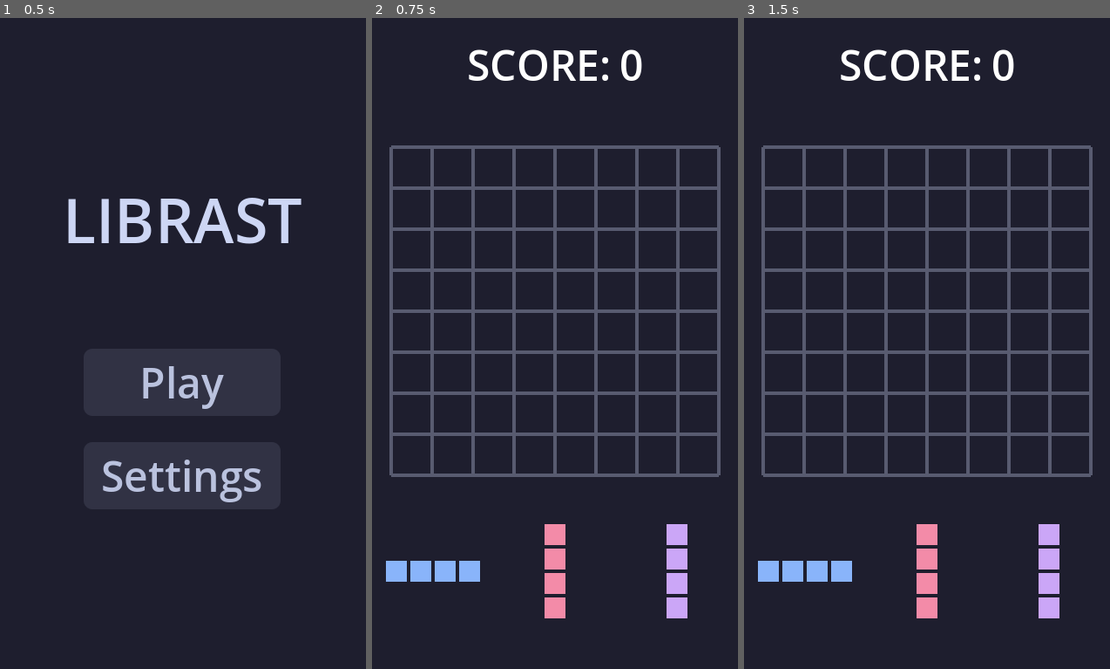
Above: before the commit, frames 1-3 (left to right).
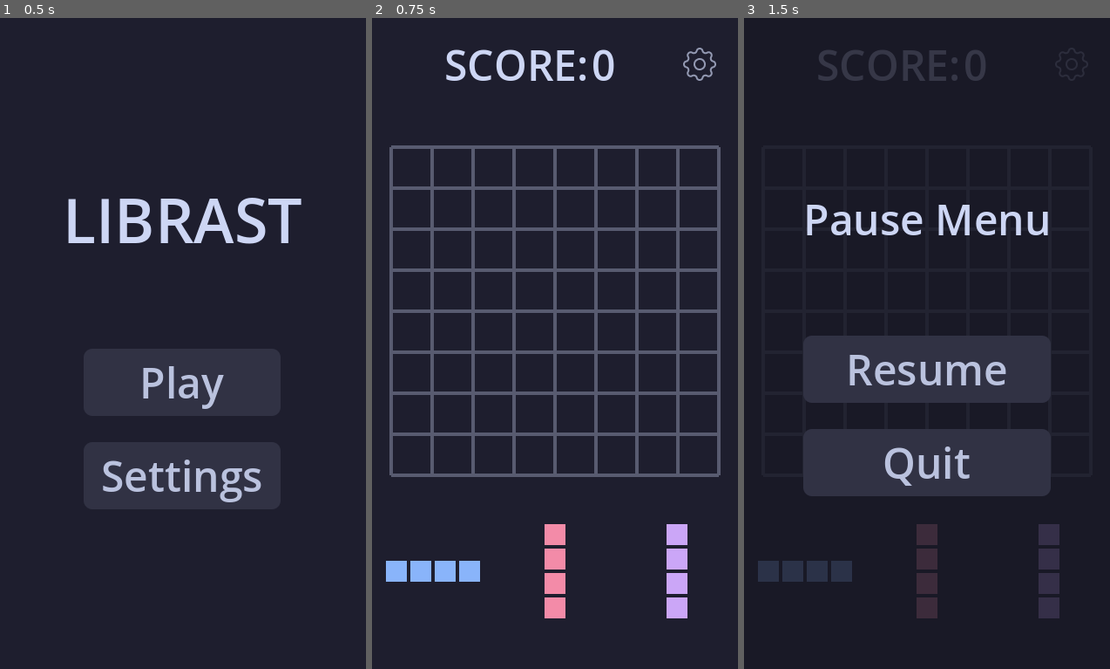
Above: after the commit, the same moments.

Repository: Piernikkk/librast
Game: Godot game, scene res://scenes/start_screen.tscn
Same seed, same stepped clock (60 frames per second), same inputs: the game is played once before the commit and once after it.
Inputs (mouse positions are in pixels of both pictures, inside the frame that each line leads up to):
- Up to frame 1 (0.5 s): no input
- Up to frame 2 (0.75 s): click "Play" at 0.5 s
- Up to frame 3 (1.5 s): click (1073, 63) at 1.27 s

Frame 1 is identical in both runs. In frame 2, 1.6% of the frame differs, in the area x 20-95%, y 4-10%; in frame 3, 14%, in the area x 3-96%, y 4-93%.

Commit message:
Added pause menu

Diff:
--- a/scenes/game_ui.tscn
+++ b/scenes/game_ui.tscn
@@ -1,6 +1,9 @@
-[gd_scene load_steps=2 format=3 uid="uid://dmm0n7r3uf1oi"]
+[gd_scene load_steps=5 format=3 uid="uid://dmm0n7r3uf1oi"]
 
 [ext_resource type="Script" uid="uid://c0ng0ja6jn8sy" path="res://scripts/game_ui.gd" id="1_yubou"]
+[ext_resource type="Texture2D" uid="uid://ciq3et03rd6wv" path="res://assets/settings.png" id="2_rns2u"]
+[ext_resource type="Theme" uid="uid://dilljg56fyeij" path="res://styles/text.tres" id="2_u001w"]
+[ext_resource type="Theme" uid="uid://cmx0sw68bgwxm" path="res://styles/button_style.tres" id="5_bt76a"]
 
 [node name="GameUI" type="Control"]
 layout_mode = 3
@@ -26,20 +29,88 @@
 
 [node name="VBoxContainer" type="VBoxContainer" parent="CanvasLayer/MarginContainer"]
 layout_mode = 2
-size_flags_horizontal = 4
 size_flags_vertical = 0
 
 [node name="HBoxContainer" type="HBoxContainer" parent="CanvasLayer/MarginContainer/VBoxContainer"]
 layout_mode = 2
 theme_override_constants/separation = 10
 
-[node name="Points Label" type="Label" parent="CanvasLayer/MarginContainer/VBoxContainer/HBoxContainer"]
+[node name="MarginContainer2" type="MarginContainer" parent="CanvasLayer/MarginContainer/VBoxContainer/HBoxContainer"]
 layout_mode = 2
+size_flags_horizontal = 3
+
+[node name="HBoxContainer" type="HBoxContainer" parent="CanvasLayer/MarginContainer/VBoxContainer/HBoxContainer/MarginContainer2"]
+layout_mode = 2
+size_flags_horizontal = 4
+
+[node name="Points Label" type="Label" parent="CanvasLayer/MarginContainer/VBoxContainer/HBoxContainer/MarginContainer2/HBoxContainer"]
+layout_mode = 2
+size_flags_horizontal = 8
+theme = ExtResource("2_u001w")
 theme_override_font_sizes/font_size = 48
 text = "SCORE:"
 
-[node name="Points" type="Label" parent="CanvasLayer/MarginContainer/VBoxContainer/HBoxContainer"]
+[node name="Points" type="Label" parent="CanvasLayer/MarginContainer/VBoxContainer/HBoxContainer/MarginContainer2/HBoxContainer"]
 unique_name_in_owner = true
 layout_mode = 2
+size_flags_horizontal = 4
+theme = ExtResource("2_u001w")
 theme_override_font_sizes/font_size = 48
 text = "0"
+
+[node name="MarginContainer" type="MarginContainer" parent="CanvasLayer/MarginContainer/VBoxContainer/HBoxContainer"]
+layout_mode = 2
+size_flags_horizontal = 8
+size_flags_vertical = 4
+
+[node name="Pause Button" type="TextureButton" parent="CanvasLayer/MarginContainer/VBoxContainer/HBoxContainer/MarginContainer"]
+texture_filter = 1
+texture_repeat = 1
+layout_mode = 2
+size_flags_horizontal = 10
+size_flags_vertical = 8
+texture_normal = ExtResource("2_rns2u")
+
+[node name="PauseMenu" type="MarginContainer" parent="CanvasLayer"]
+unique_name_in_owner = true
+visible = false
+anchors_preset = 15
+anchor_right = 1.0
+anchor_bottom = 1.0
+grow_horizontal = 2
+grow_vertical = 2
+
+[node name="ColorRect" type="ColorRect" parent="CanvasLayer/PauseMenu"]
+layout_mode = 2
+color = Color(0.09411765, 0.09411765, 0.14509805, 0.8352941)
+
+[node name="VBoxContainer" type="VBoxContainer" parent="CanvasLayer/PauseMenu"]
+layout_mode = 2
+size_flags_horizontal = 4
+size_flags_vertical = 4
+theme_override_constants/separation = 100
+
+[node name="Label" type="Label" parent="CanvasLayer/PauseMenu/VBoxContainer"]
+layout_mode = 2
+size_flags_horizontal = 4
+theme = ExtResource("2_u001w")
+theme_override_font_sizes/font_size = 48
+text = "Pause Menu"
+
+[node name="VBoxContainer" type="VBoxContainer" parent="CanvasLayer/PauseMenu/VBoxContainer"]
+layout_mode = 2
+theme_override_constants/separation = 30
+
+[node name="resume" type="Button" parent="CanvasLayer/PauseMenu/VBoxContainer/VBoxContainer"]
+layout_mode = 2
+theme = ExtResource("5_bt76a")
+text = "Resume"
+
+[node name="quit" type="Button" parent="CanvasLayer/PauseMenu/VBoxContainer/VBoxContainer"]
+layout_mode = 2
+theme = ExtResource("5_bt76a")
+text = "Quit"
+
+[connection signal="pressed" from="CanvasLayer/MarginContainer/VBoxContainer/HBoxContainer/MarginContainer/Pause Button" to="." method="_on_pause_button_pressed"]
+[connection signal="pressed" from="CanvasLayer/PauseMenu/VBoxContainer/VBoxContainer/resume" to="." method="_on_resume_pressed"]
+[connection signal="pressed" from="CanvasLayer/PauseMenu/VBoxContainer/VBoxContainer/quit" to="." method="_on_quit_pressed"]
--- a/scripts/game_ui.gd
+++ b/scripts/game_ui.gd
@@ -1,6 +1,7 @@
 extends Control
 
 @onready var score_label: Label = %Points;
+@onready var pause_menu: MarginContainer = %PauseMenu;
 
 func _ready() -> void:
 	score_label.text = "0";
@@ -10,3 +11,14 @@
 	var current_score = int(score_label.text);
 	current_score += points;
 	score_label.text = str(current_score);
+
+func _on_resume_pressed() -> void:
+	pause_menu.visible = false;
+
+
+func _on_quit_pressed() -> void:
+	get_tree().change_scene_to_file("res://scenes/start_screen.tscn");
+
+
+func _on_pause_button_pressed() -> void:
+	pause_menu.visible = true;
--- /dev/null
+++ b/styles/text.tres
@@ -0,0 +1,4 @@
+[gd_resource type="Theme" format=3 uid="uid://dilljg56fyeij"]
+
+[resource]
+Label/colors/font_color = Color(0.8039216, 0.8392157, 0.95686275, 1)
Binary file added: assets/settings.png
Not shown, added: assets/settings.png.import
